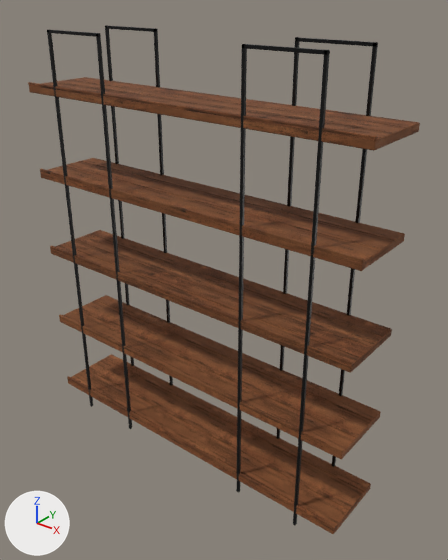
A saved change to the glTF model models/shelf-seatle.glb.
Rendered twice from a 50 mm lens placed at (1.55, -1.76, 1.99), pointed at (0.09, 0.05, 0.86). Arrows for +X, +Y and +Z are at lower left; the lights stay in place. The first picture is the older version. Where no turn or scale is listed for an object, it has been applied to the vertices.
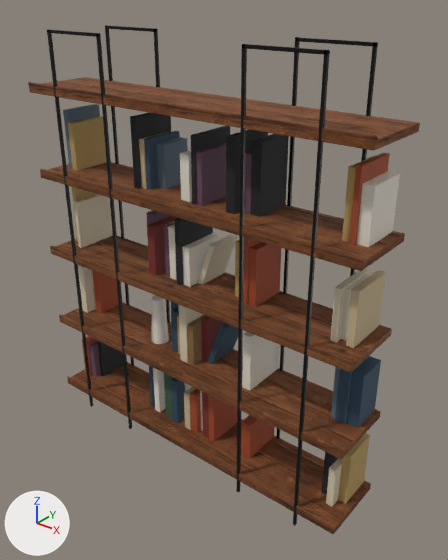
Pixel boxes (x1, y1, x2, y2) of what changed, in the pictures (448 x 560 px):
'decor', added
    after: (97, 113, 338, 495)
'decor.007', added
    after: (146, 150, 400, 431)
'decor.001', added
    after: (82, 153, 390, 459)
'decor.009', added
    after: (74, 194, 369, 507)
'decor.004', added
    after: (144, 131, 381, 428)
'decor.010', added
    after: (68, 116, 377, 504)
'decor.002', added
    after: (89, 143, 252, 377)
'decor.005', added
    after: (91, 131, 386, 430)
'decor.008', added
    after: (63, 104, 340, 419)
'decor.003', added
    after: (147, 216, 224, 439)
'decor.011', added
    after: (151, 295, 169, 344)
'decor.012', added (brown)
    after: (187, 315, 206, 365)
'decor.006', added
    after: (164, 373, 173, 419)

The change, as a diff of the scene's bpy script:
```diff
--- a/models/shelf-seatle.glb.py
+++ b/models/shelf-seatle.glb.py
@@ ob_decor_012 @@
+ob_decor_012 = bpy.data.objects.new('decor.012', me_mesh_13)  # a box spanning x 0.344..0.377, y -0.102..0.102, z -0.284..-0.091; a box spanning x -0.377..-0.34, y -0.059..0.102, z 0.089..0.284; in mat_book_5 (brown #8a6a3f)
+ob_decor_012.location = (-0.363, 0.043, 0.751)
@@ ob_decor_011 @@
+ob_decor_011 = bpy.data.objects.new('decor.011', me_mesh_12)  # 42 vertices, 80 faces; spans x -0.042..0.042, y -0.042..0.042, z -0.11..0.11; in mat_ceramic (white #efe9df)
+ob_decor_011.location = (-0.252, 0.005, 0.577)
@@ ob_decor_010 @@
+ob_decor_010 = bpy.data.objects.new('decor.010', me_mesh_11)  # a box spanning x 0.73..0.77, y -0.06..0.09, z -0.68..-0.44; a box spanning x -0.11..-0.06, y -0.08..0.09, z -0.31..-0.12; a box spanning x -0.77..-0.74, y -0.07..0.09, z 0.06..0.35; a box spanning x 0.19..0.23, y -0.05..0.09, z 0.06..0.3; a box spanning x -0.71..-0.68, y -0.09..0.09, z 0.43..0.64; a box spanning x 0.66..0.69, y -0.09..0.09, z 0.43..0.68; in mat_book_11 (orange #b89a5e)
+ob_decor_010.location = (0.003, 0.052, 0.778)
@@ ob_decor_009 @@
+ob_decor_009 = bpy.data.objects.new('decor.009', me_mesh_10)  # 48 vertices, 72 faces; spans x -0.748..0.748, y -0.105..0.105, z -0.484..0.484; in mat_book_9 (beige #d9cdb4)
+ob_decor_009.location = (-0.015, 0.04, 0.579)
@@ ob_decor_008 @@
+ob_decor_008 = bpy.data.objects.new('decor.008', me_mesh_9)  # a box spanning x -0.192..-0.148, y -0.068..0.092, z -0.689..-0.441; a box spanning x 0.689..0.707, y -0.051..0.092, z -0.316..-0.028; a box spanning x -0.707..-0.683, y -0.092..0.092, z 0.429..0.689; a box spanning x -0.19..-0.148, y -0.047..0.092, z 0.429..0.611; in mat_book_8 (greyish blue #5c6f7c)
+ob_decor_008.location = (-0.027, 0.053, 0.784)
@@ ob_decor_007 @@
+ob_decor_007 = bpy.data.objects.new('decor.007', me_mesh_8)  # 80 vertices, 120 faces; spans x -0.525..0.525, y -0.101..0.101, z -0.66..0.66; in mat_book_4 (white #e8e2d4)
+ob_decor_007.location = (0.232, 0.044, 0.755)
@@ ob_decor_006 @@
+ob_decor_006 = bpy.data.objects.new('decor.006', me_mesh_7)  # a box spanning x -0.021..0.021, y -0.1..0.1, z -0.133..0.133; in mat_book_3 (dark green #3d5a3f)
+ob_decor_006.location = (-0.153, 0.045, 0.228)
@@ ob_decor_005 @@
+ob_decor_005 = bpy.data.objects.new('decor.005', me_mesh_6)  # a box spanning x -0.068..-0.035, y -0.103..0.103, z -0.659..-0.463; a box spanning x -0.733..-0.713, y -0.036..0.103, z -0.287..-0.037; a box spanning x -0.21..-0.178, y -0.03..0.103, z 0.086..0.296; a box spanning x 0.703..0.733, y -0.095..0.103, z 0.086..0.303; a box spanning x -0.281..-0.258, y -0.086..0.103, z 0.458..0.659; in mat_book_2 (beige #c9b58f)
+ob_decor_005.location = (0.018, 0.042, 0.754)
@@ ob_decor_004 @@
+ob_decor_004 = bpy.data.objects.new('decor.004', me_mesh_5)  # 80 vertices, 120 faces; spans x -0.77..0.77, y -0.1..0.1, z -0.66..0.66; in mat_book_1 (dark blue #2f4a5e)
+ob_decor_004.location = (0.006, 0.042, 0.758)
@@ ob_decor_003 @@
+ob_decor_003 = bpy.data.objects.new('decor.003', me_mesh_4)  # a box spanning x 0.124..0.162, y -0.098..0.101, z -0.666..-0.411; a box spanning x 0.086..0.115, y -0.05..0.101, z -0.293..-0.083; a box spanning x -0.162..-0.123, y -0.101..0.101, z 0.079..0.299; a box spanning x 0.082..0.1, y -0.045..0.101, z 0.452..0.666; in mat_book_0 (dark red #7a2e2a)
+ob_decor_003.location = (-0.071, 0.044, 0.761)
@@ ob_decor_002 @@
+ob_decor_002 = bpy.data.objects.new('decor.002', me_mesh_3)  # a box spanning x -0.498..-0.465, y -0.093..0.102, z -0.669..-0.484; a box spanning x -0.045..-0.01, y -0.064..0.102, z 0.076..0.332; a box spanning x 0.064..0.095, y -0.075..0.102, z 0.076..0.3; a box spanning x 0.274..0.299, y -0.102..0.102, z 0.449..0.653; a box spanning x 0.453..0.498, y -0.061..0.102, z 0.449..0.669; in mat_book_10 (dark purple #6b4b5e)
+ob_decor_002.location = (-0.223, 0.043, 0.764)
@@ ob_decor_001 @@
+ob_decor_001 = bpy.data.objects.new('decor.001', me_mesh_2)  # a box spanning x -0.738..-0.697, y -0.102..0.102, z -0.69..-0.481; a box spanning x 0.009..0.048, y -0.1..0.102, z -0.69..-0.481; a box spanning x 0.118..0.146, y -0.099..0.102, z -0.69..-0.416; a box spanning x 0.292..0.339, y -0.085..0.102, z -0.69..-0.51; a box spanning x -0.669..-0.633, y -0.043..0.102, z -0.317..-0.081; a box spanning x 0.262..0.3, y -0.073..0.102, z 0.055..0.339; a box spanning x 0.301..0.335, y -0.066..0.102, z 0.055..0.295; a box spanning x 0.718..0.738, y -0.091..0.102, z 0.428..0.69; in mat_book_7 (brown #a34a28)
+ob_decor_001.location = (-0.025, 0.043, 0.785)
@@ ob_decor @@
+ob_decor = bpy.data.objects.new('decor', me_mesh_1_1)  # a box spanning x -0.696..-0.673, y -0.06..0.105, z -0.703..-0.452; a box spanning x 0.653..0.696, y -0.06..0.105, z -0.703..-0.454; a box spanning x -0.076..-0.05, y -0.102..0.105, z 0.042..0.327; a box spanning x -0.302..-0.273, y -0.097..0.105, z 0.415..0.703; a box spanning x 0.022..0.041, y -0.105..0.105, z 0.415..0.678; a box spanning x 0.181..0.22, y -0.096..0.105, z 0.415..0.695; a box spanning x 0.267..0.311, y -0.061..0.105, z 0.415..0.685; in mat_book_6 (black #1f1f22)
+ob_decor.location = (0.009, 0.04, 0.798)
```
